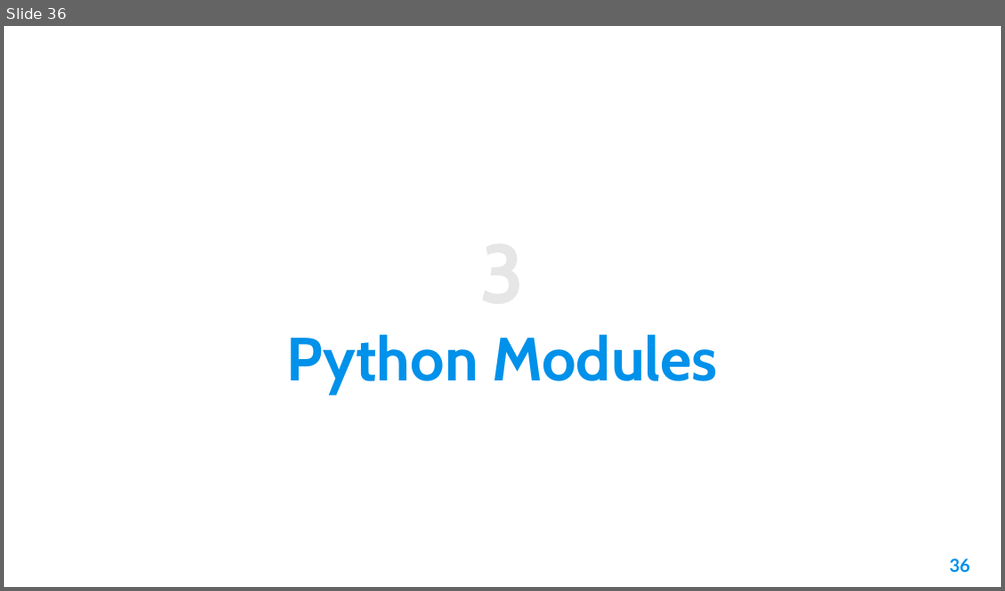
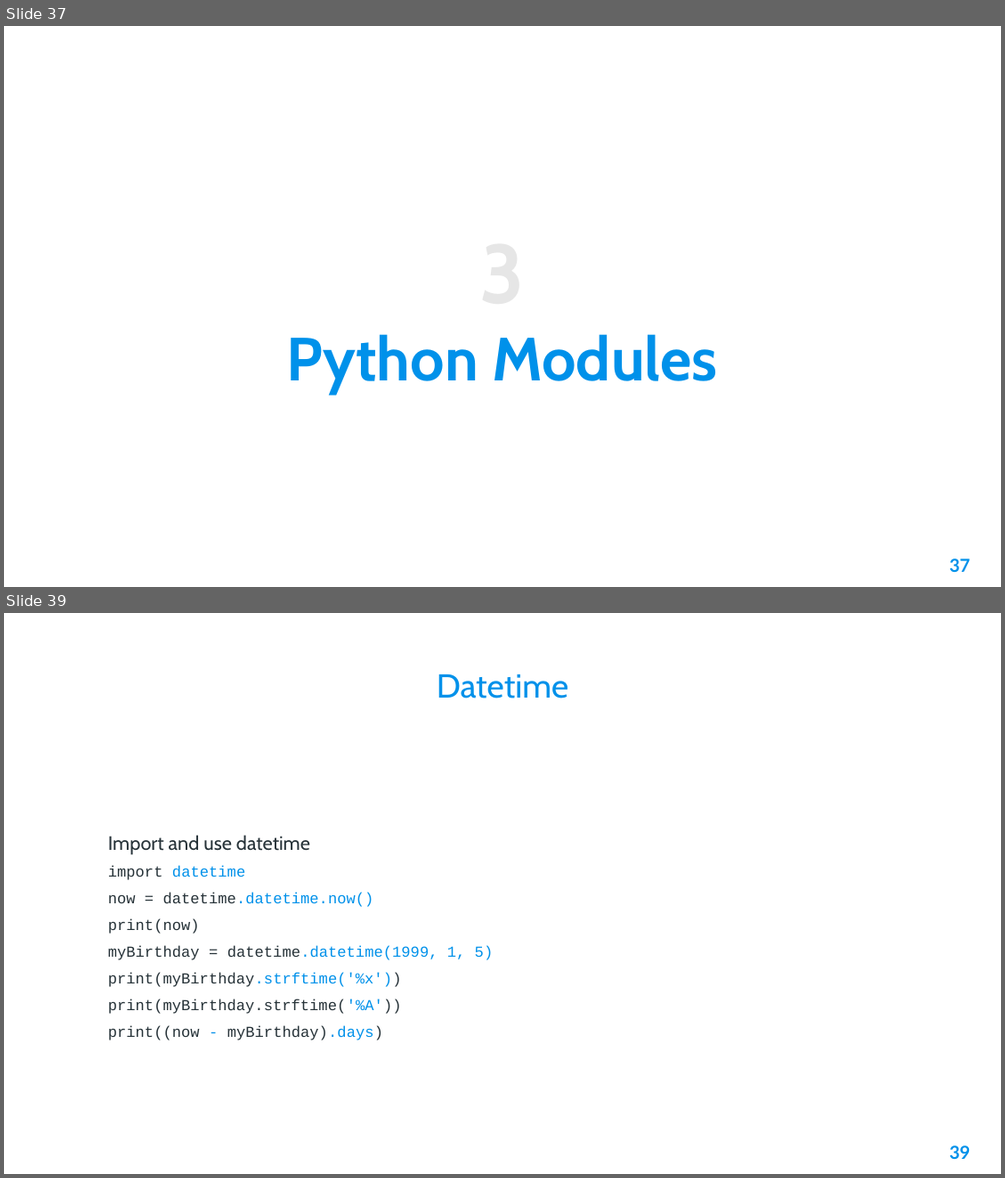
Before and after one commit to AleeRezaa/learn-python, a slide deck: Python.pptx. Shown one above the other, each under a label of ours: slide 36 before the commit, slides 37 and 39 after it; the slides between them are not shown. The pictures are 1005x591 and 1005x1178 pixels, drawn with LibreOffice and Linux fonts; fonts in the diff are those of the drawing; background and template pictures are left out. Boxes give left, top, right and bottom in pixels: in the first picture for what was removed or moved away, otherwise in the second. Text is boxed around its words. In the diff, an @@ line names an element or a change of style, - is before the commit and + after.

Commit message:
add datetime

```diff
--- a/Python.pptx
+++ b/Python.pptx
@@ slide 39 added at [4,613,1001,1174], background picture (left out) @@
@@ title added at [437,674,568,698], 24 pt, text #0091EA @@
+Datetime
@@ text added at [108,835,494,1040], 11 pt, text #263238 @@
+Import and use datetime
+import datetime
+now = datetime.datetime.now()
+print(now)
+myBirthday = datetime.datetime(1999, 1, 5)
+print(myBirthday.strftime('%x'))
+print(myBirthday.strftime('%A'))
+print((now - myBirthday).days)
@@ page number added at [949,1145,970,1159], 13 pt, text #0091EA, bold @@
+39
@@ what was slide 36 is now slide 37 @@
@@ page number at [949,558,970,572]: text changed @@
-36
+37
```
Also in this commit, not shown: 7 slides changed, 1 other slide added, 1 slide removed, 1 other file.
